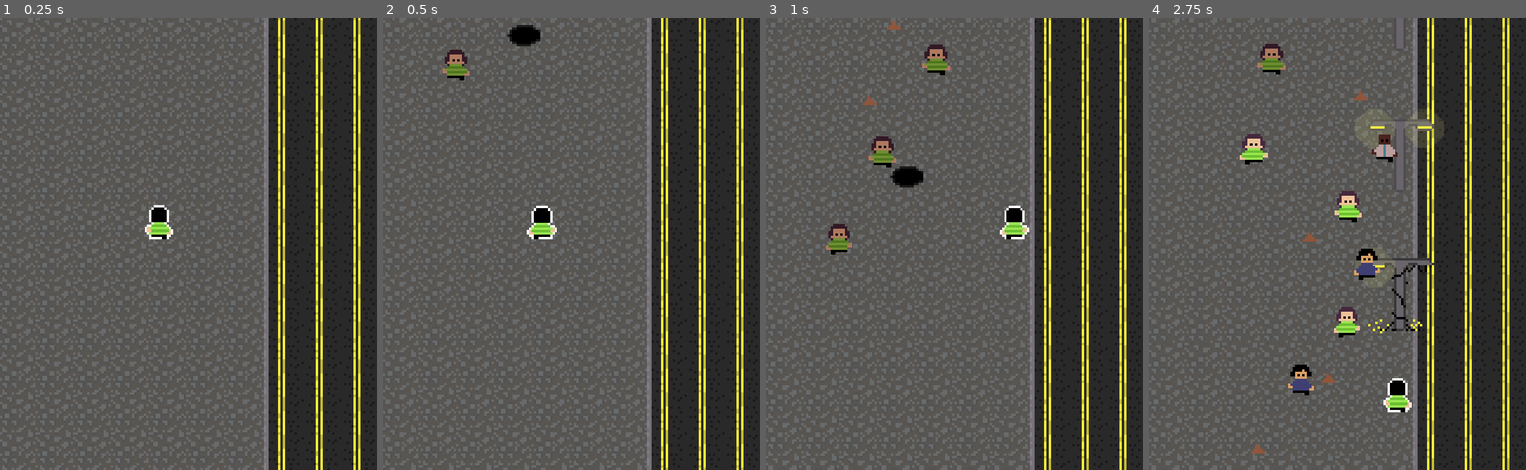
Above: before the commit, frames 1-4 (left to right).
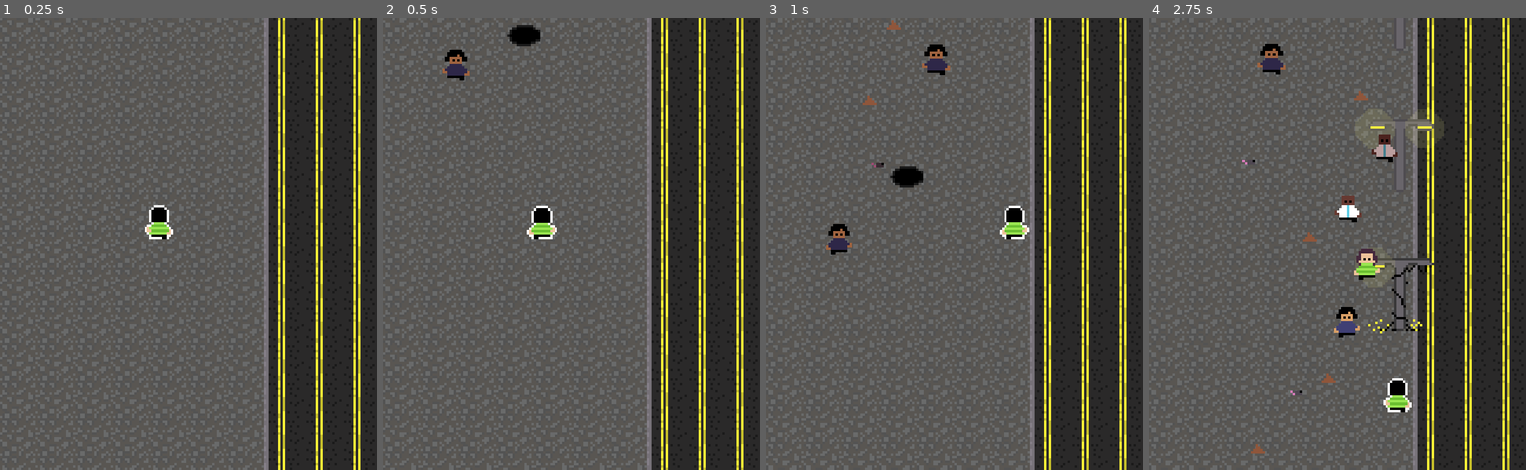
Above: after the commit, the same moments.

Repository: vitrolarium/brazilian-sidewalk
Game: Godot game, scene res://Objects/Scenes/Main.tscn
Two runs of this game, one before a commit and one after it. Both use one fixed random seed, a clock stepped at 60 frames per second and the inputs below.
Inputs:
- Up to frame 1 (0.25 s): no input
- Up to frame 2 (0.5 s): no input
- Up to frame 3 (1 s): tap Enter (reset) at 0.5 s; hold D (move_right) from 0.53 s (still down)
- Up to frame 4 (2.75 s): release D (move_right) at 1.28 s; hold S (move_down) 1.28-2.03 s; hold D (move_right) from 2.03 s (still down)

Frame 1 is identical in both runs. In frame 2, 0.3% of the frame differs, in the area x 15-23%, y 7-13%; in frame 3, 1.0%; in frame 4, 1.9%, in the area x 24-62%, y 5-84%.

Commit message:
RATU

Diff:
--- /dev/null
+++ b/Objects/WalkingPeoples/RATU.tscn
@@ -0,0 +1,77 @@
+[gd_scene load_steps=6 format=3 uid="uid://bdafpu02omgfw"]
+
+[ext_resource type="PackedScene" uid="uid://bgmkobkd2mca7" path="res://Objects/WalkingPeoples/walking-people-base.tscn" id="1_2ly5l"]
+[ext_resource type="Texture2D" uid="uid://df3jpjy62coah" path="res://Objects/Props/RATU.png" id="2_4wb3d"]
+
+[sub_resource type="Animation" id="Animation_l5qjb"]
+length = 0.001
+tracks/0/type = "value"
+tracks/0/imported = false
+tracks/0/enabled = true
+tracks/0/path = NodePath("Sprite:texture")
+tracks/0/interp = 1
+tracks/0/loop_wrap = true
+tracks/0/keys = {
+"times": PackedFloat32Array(0),
+"transitions": PackedFloat32Array(1),
+"update": 1,
+"values": [null]
+}
+
+[sub_resource type="Animation" id="Animation_ya4a2"]
+resource_name = "walking"
+length = 0.6
+loop_mode = 1
+step = 0.01
+tracks/0/type = "value"
+tracks/0/imported = false
+tracks/0/enabled = true
+tracks/0/path = NodePath("Sprite:texture")
+tracks/0/interp = 1
+tracks/0/loop_wrap = true
+tracks/0/keys = {
+"times": PackedFloat32Array(0),
+"transitions": PackedFloat32Array(1),
+"update": 1,
+"values": [ExtResource("2_4wb3d")]
+}
+tracks/1/type = "value"
+tracks/1/imported = false
+tracks/1/enabled = true
+tracks/1/path = NodePath("Sprite:scale")
+tracks/1/interp = 1
+tracks/1/loop_wrap = true
+tracks/1/keys = {
+"times": PackedFloat32Array(0, 0.03, 0.1, 0.15, 0.3, 0.33, 0.4, 0.5),
+"transitions": PackedFloat32Array(1, 1, 1, 1, 1, 1, 1, 1),
+"update": 0,
+"values": [Vector2(1, 1), Vector2(1, 1.0625), Vector2(1.125, 1), Vector2(1, 1), Vector2(1, 1), Vector2(1, 1.0625), Vector2(1.125, 1), Vector2(1, 1)]
+}
+tracks/2/type = "value"
+tracks/2/imported = false
+tracks/2/enabled = true
+tracks/2/path = NodePath("Sprite:position")
+tracks/2/interp = 1
+tracks/2/loop_wrap = true
+tracks/2/keys = {
+"times": PackedFloat32Array(0, 0.03, 0.1, 0.15, 0.3, 0.33, 0.4, 0.5),
+"transitions": PackedFloat32Array(1, 1, 1, 1, 1, 1, 1, 1),
+"update": 0,
+"values": [Vector2(0, -8), Vector2(0, -8.5), Vector2(0, -8), Vector2(0, -8), Vector2(0, -8), Vector2(0, -8.5), Vector2(0, -8), Vector2(0, -8)]
+}
+
+[sub_resource type="AnimationLibrary" id="AnimationLibrary_14ice"]
+_data = {
+"RESET": SubResource("Animation_l5qjb"),
+"walking": SubResource("Animation_ya4a2")
+}
+
+[node name="WalkingPeopleBase" instance=ExtResource("1_2ly5l")]
+
+[node name="AnimationPlayer" parent="." index="3"]
+libraries = {
+"": SubResource("AnimationLibrary_14ice")
+}
+
+[node name="Sprite" parent="." index="4"]
+scale = Vector2(1.05, 1)
--- a/Objects/WalkingPeoples/walking_people_spawner.tscn
+++ b/Objects/WalkingPeoples/walking_people_spawner.tscn
@@ -1,9 +1,10 @@
-[gd_scene load_steps=6 format=3 uid="uid://dp53q87pb3bjc"]
+[gd_scene load_steps=7 format=3 uid="uid://dp53q87pb3bjc"]
 
 [ext_resource type="Script" path="res://Objects/WalkingPeoples/walking_people_spawner.gd" id="1_x7g5s"]
 [ext_resource type="PackedScene" uid="uid://yahhxwj1utyg" path="res://Objects/WalkingPeoples/girl.tscn" id="2_ei0mk"]
 [ext_resource type="PackedScene" uid="uid://bmmuxx8t1x4gq" path="res://Objects/WalkingPeoples/man.tscn" id="3_r5swy"]
 [ext_resource type="PackedScene" uid="uid://bnulditclkl1h" path="res://Objects/WalkingPeoples/veia.tscn" id="4_35mfc"]
+[ext_resource type="PackedScene" uid="uid://bdafpu02omgfw" path="res://Objects/WalkingPeoples/RATU.tscn" id="5_os4ip"]
 
 [sub_resource type="Curve2D" id="Curve2D_jpv5f"]
 _data = {
@@ -14,7 +15,7 @@
 [node name="WalkingPeopleSpawner" type="Node2D"]
 script = ExtResource("1_x7g5s")
 summon_wait_time = 0.1
-walking_peoples = [ExtResource("2_ei0mk"), ExtResource("3_r5swy"), ExtResource("4_35mfc")]
+walking_peoples = [ExtResource("2_ei0mk"), ExtResource("3_r5swy"), ExtResource("4_35mfc"), ExtResource("5_os4ip")]
 
 [node name="SpawnPath" type="Path2D" parent="."]
 curve = SubResource("Curve2D_jpv5f")
